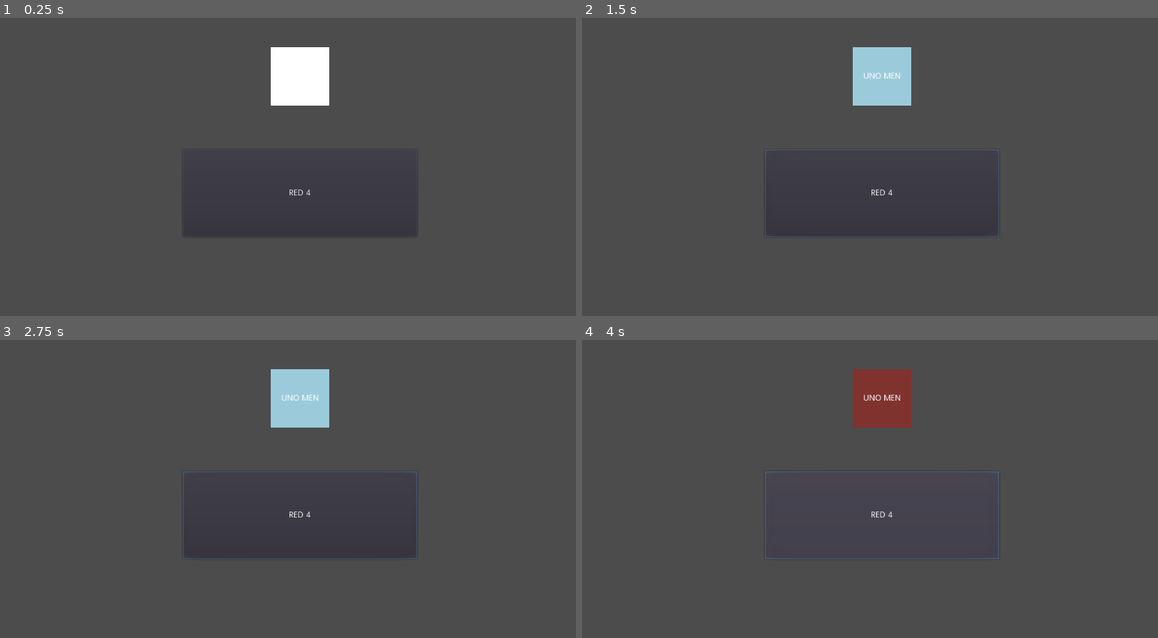
Above: before the commit, frames 1-4 (two rows, left to right).
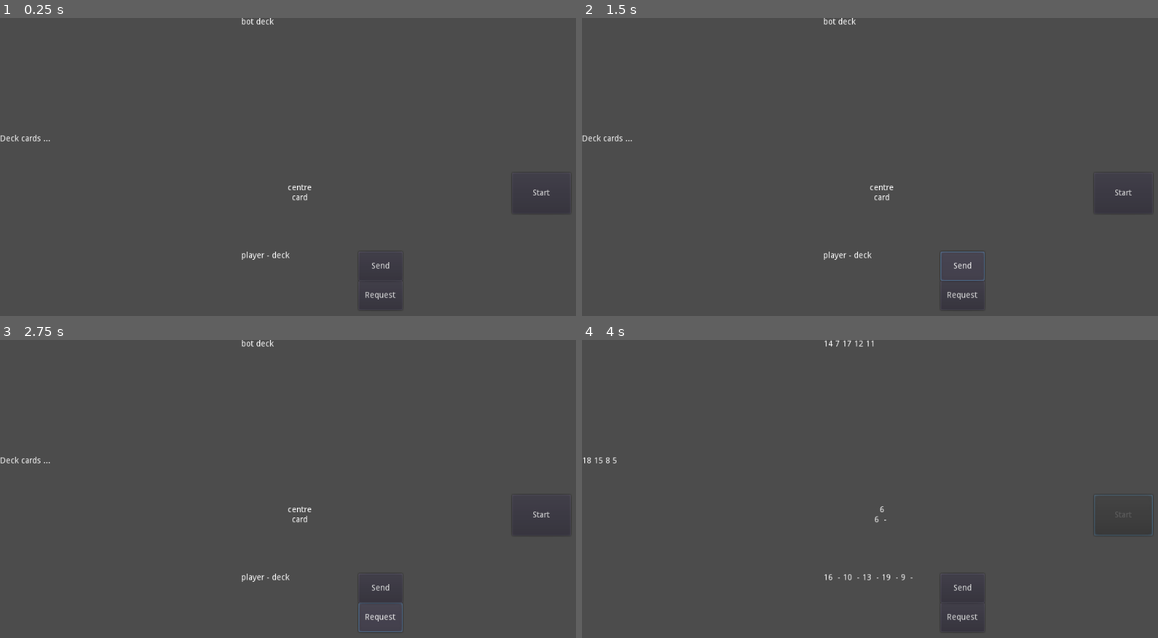
Above: after the commit, the same moments.

Repository: ravi-kiran-svs/uno-men
Game: Godot game, scene res://Scenes/TestScenes/TestGame.tscn
Two runs of this game, one before a commit and one after it. Both use one fixed random seed, a clock stepped at 60 frames per second and the inputs below. Before the commit the project starts from res://Scenes/TestScenes/TestScene.tscn.
Inputs (mouse positions are in pixels of both pictures, inside the frame that each line leads up to):
- Up to frame 1 (0.25 s): no input
- Up to frame 2 (1.5 s): click (881, 193) at 0.5 s, where only the run before the commit has a clickable "RED 4"; click (962, 265) at 1.25 s, where only the run after the commit has a clickable "Send"
- Up to frame 3 (2.75 s): click (380, 617) at 2 s, where only the run after the commit has a clickable "Request"
- Up to frame 4 (4 s): click (1123, 515) at 2.75 s, where only the run after the commit has a clickable "Start"; click (881, 515) at 3.5 s, where only the run before the commit has a clickable "RED 4"

The runs differ from the first frame. In frame 1, 2.5% of the frame differs, in the area x 0-96%, y 0-95%; in frame 2, 2.6%; in frame 3, 2.6%; in frame 4, 2.5%.
Error after the commit: Invalid get index '0' (on base: 'Array'). (res://Scripts/Decks/PlayerDeck.gd:17)

Commit message:
Player Deck actions
Player can send and receive cards from required decks.

Diff:
--- a/Scenes/TestScenes/TestGame.tscn
+++ b/Scenes/TestScenes/TestGame.tscn
@@ -39,6 +39,7 @@
 anchor_right = 1.0
 anchor_bottom = 1.0
 text = "Deck cards ..."
+autowrap = true
 
 [node name="CentreDeck" type="Control" parent="DeckService"]
 anchor_left = 0.5
@@ -58,6 +59,7 @@
 card"
 align = 1
 valign = 1
+autowrap = true
 
 [node name="PlayerDeck" type="Control" parent="DeckService"]
 anchor_left = 0.5
@@ -73,6 +75,22 @@
 anchor_right = 1.0
 anchor_bottom = 1.0
 text = "player - deck"
+autowrap = true
+
+[node name="SendCard" type="Button" parent="DeckService/PlayerDeck"]
+anchor_left = 1.0
+anchor_right = 1.0
+margin_right = 75.0
+margin_bottom = 50.0
+text = "Send"
+
+[node name="RequestCard" type="Button" parent="DeckService/PlayerDeck"]
+anchor_left = 1.0
+anchor_right = 1.0
+margin_top = 50.0
+margin_right = 75.0
+margin_bottom = 100.0
+text = "Request"
 
 [node name="BotDeck" type="Control" parent="DeckService"]
 anchor_left = 0.5
@@ -86,5 +104,8 @@
 anchor_right = 1.0
 anchor_bottom = 1.0
 text = "bot deck"
+autowrap = true
 
 [connection signal="pressed" from="DeckService/StartGame" to="DeckService" method="_on_StartGame_pressed"]
+[connection signal="pressed" from="DeckService/PlayerDeck/SendCard" to="DeckService/PlayerDeck" method="_on_SendCard_pressed"]
+[connection signal="pressed" from="DeckService/PlayerDeck/RequestCard" to="DeckService/PlayerDeck" method="_on_RequestCard_pressed"]
--- a/Scripts/Deck/Deck.gd
+++ b/Scripts/Deck/Deck.gd
@@ -11,5 +11,11 @@
 	_cards_list.erase(i)
 	updateView()
 
+func getTopCard() -> int:
+	var card = _cards_list.front()
+	if(card != null):
+		removeCard(card)
+	return card
+
 func updateView():
 	pass
--- a/Scripts/DeckService/DeckService.gd
+++ b/Scripts/DeckService/DeckService.gd
@@ -15,6 +15,9 @@
 	to.addCard(i)
 	return true
 
+func requestCardFrom(from : Deck) -> int:
+	return from.getTopCard()
+
 # things to do at the start of the game - when player clicks Start Game button.
 # 1. create the cards and add them into the deck.
 # 2. shuffle the deck and split it to the players (from the top of the deck).
--- a/Scripts/Decks/CentreDeck.gd
+++ b/Scripts/Decks/CentreDeck.gd
@@ -6,4 +6,11 @@
 	_updateText()
 
 func _updateText():
-	_text.text = String(_cards_list.front())
+	_text.text = String(_cards_list.back())
+
+	var text_string = "\n"
+
+	for i in _cards_list.size():
+		text_string += String(_cards_list[i]) + "  - "
+
+	_text.text += text_string
--- a/Scripts/Decks/PlayerDeck.gd
+++ b/Scripts/Decks/PlayerDeck.gd
@@ -12,3 +12,24 @@
 		text_string += String(_cards_list[i]) + "  - "
 
 	_text.text = text_string
+
+func _on_SendCard_pressed():
+	var card = _cards_list[rand_range(0, _cards_list.size())]
+	_addCardToCentre(card)
+
+func _on_RequestCard_pressed():
+	_requestCardFromDeck()
+
+func _addCardToCentre(i : int):
+	var sendSuccess = get_node("%DeckService").sendCardTo(
+		get_node("%DeckService").CentreDeck, i)
+
+	if(sendSuccess):
+		removeCard(i)
+
+func _requestCardFromDeck():
+	var card = get_node("%DeckService").requestCardFrom(
+		get_node("%DeckService").CardsDeck)
+
+	if(card != null):
+		addCard(card)
--- a/project.godot
+++ b/project.godot
@@ -21,7 +21,7 @@
 [application]
 
 config/name="UNO MEN"
-run/main_scene="res://Scenes/TestScenes/TestScene.tscn"
+run/main_scene="res://Scenes/TestScenes/TestGame.tscn"
 config/icon="res://icon.png"
 
 [gui]
